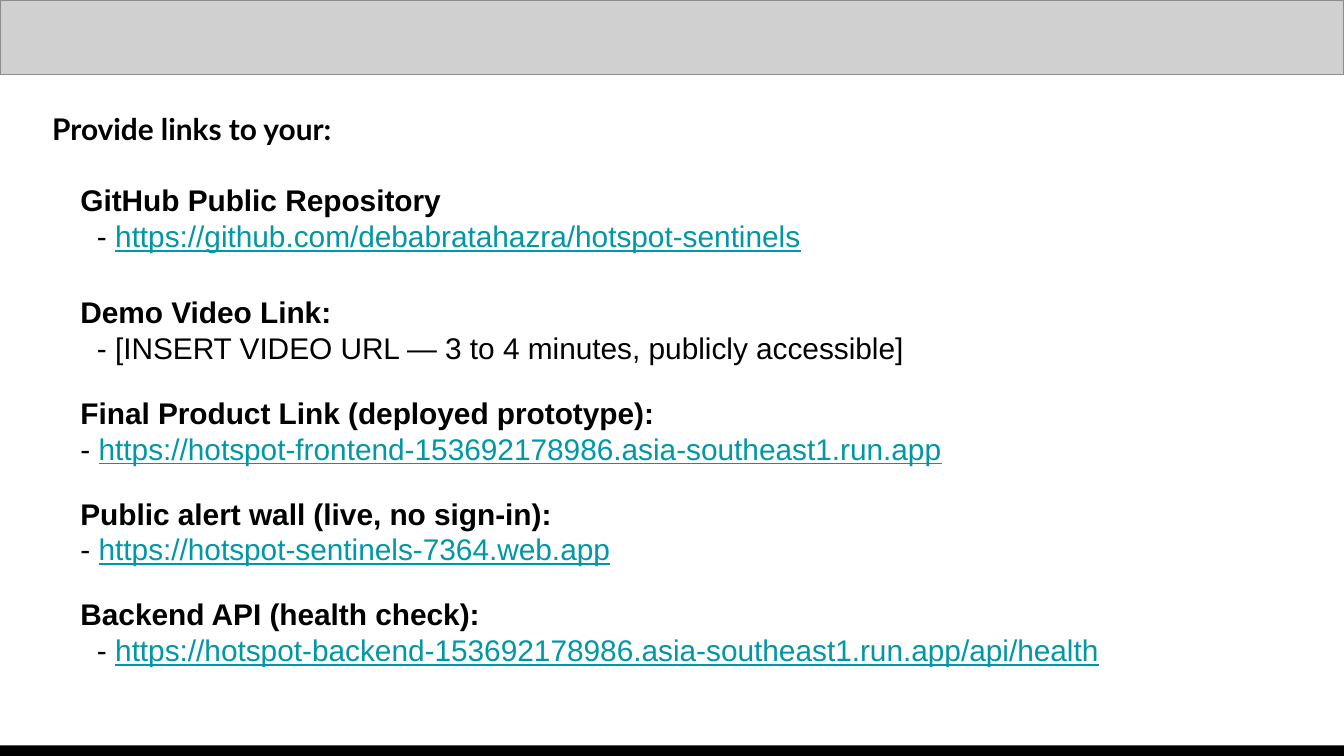
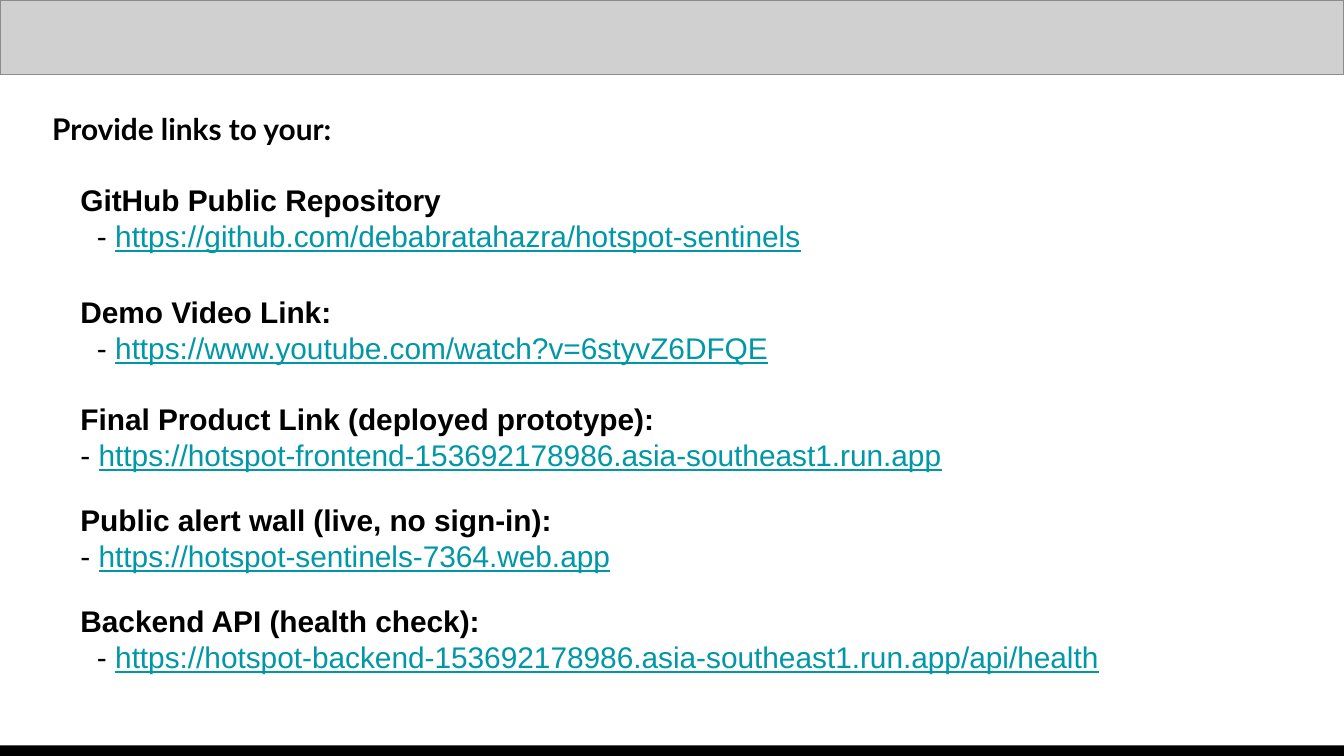
Before and after one commit to debabratahazra/hotspot-sentinels, a slide deck: slide 13 of docs/ppt/HotSpot_Sentinels_Submission.pptx. Drawn at 1344x756 pixels with LibreOffice and Linux fonts; fonts in the diff are those of the drawing; grey boxes stand for pictures. Boxes give left, top, right and bottom in pixels: in the first picture for what was removed or moved away, otherwise in the second. Text is boxed around its words. In the diff, an @@ line names an element or a change of style, - is before the commit and + after.

```diff
--- a/docs/ppt/HotSpot_Sentinels_Submission.pptx
+++ b/docs/ppt/HotSpot_Sentinels_Submission.pptx
@@ text at [115, 337, 768, 364]: text changed; text colour #000000 to #0097A7 @@
-- [INSERT VIDEO URL — 3 to 4 minutes, publicly accessible]
+- https://www.youtube.com/watch?v=6styvZ6DFQE
```
Also in this commit, not shown: 5 other slides changed, 1 other file.
